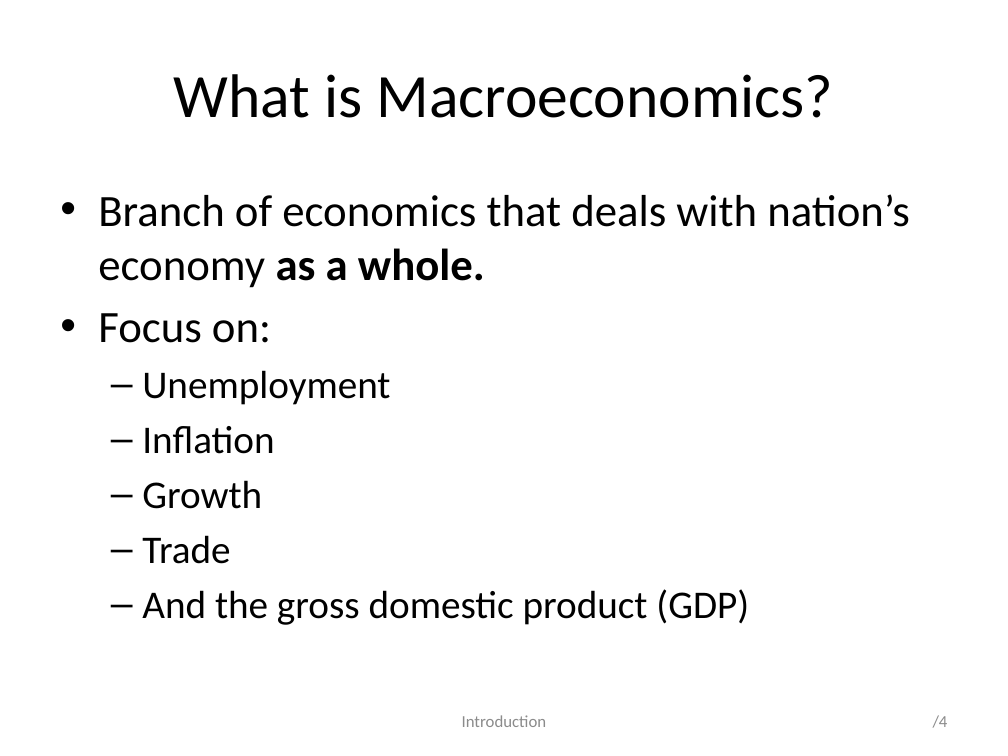
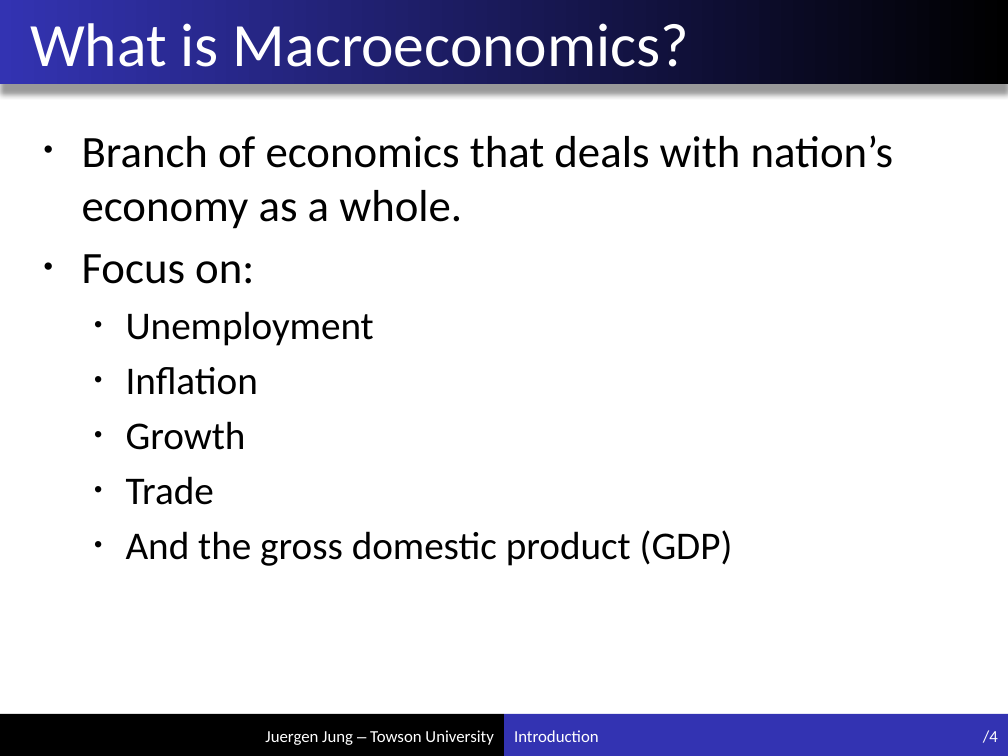
Before and after one commit to juejung/juejung.github.io, a slide deck: slide 4 of jdocs/Macro1/introductionMacro.pptx. Drawn at 1008x756 pixels with LibreOffice and Linux fonts; fonts in the diff are those of the drawing. Boxes give left, top, right and bottom in pixels: in the first picture for what was removed or moved away, otherwise in the second. Text is boxed around its words. In the diff, an @@ line names an element or a change of style, - is before the commit and + after.

Commit message:
add new formatting to slides

```diff
--- a/jdocs/Macro1/introductionMacro.pptx
+++ b/jdocs/Macro1/introductionMacro.pptx
@@ title "What is Macroeconomics?": place and size @@
-title "What is Macroeconomics?" at (174,74,833,118)
+title "What is Macroeconomics?" at (30,15,689,81)
@@ title "What is Macroeconomics?" at (30,15,689,81): text colour #000000 to #F0F0F0; alignment centre to left; indent changed @@
@@ rectangle added at (0,0,1008,84), fill gradient #000000 to #3333B2 @@
@@ text "Branch of economics that deals ...": place and size @@
-text "Branch of economics that deals ..." at (98,194,910,625)
+text "Branch of economics that deals ..." at (82,135,894,566)
@@ text "Branch of economics that deals ..." at (82,135,894,566): bold off in "as a whole."; bullet – to • @@
@@ rectangle added at (0,714,504,756), fill #000000 @@
@@ text "Introduction": place and size @@
-text "Introduction" at (462,715,547,727)
+text "Introduction" at (514,730,599,742)
@@ text "Introduction" at (514,730,599,742): text colour #8C8C8C to #F0F0F0; alignment centre to left @@
@@ rectangle added at (504,714,1008,756), fill #3333B2 @@
@@ page number: place and size @@
-page number at (933,715,948,728)
+page number at (983,730,998,743)
@@ page number at (983,730,998,743): text colour #8C8C8C to #F0F0F0 @@
@@ text added at (265,730,493,745), 12 pt, text #F0F0F0 @@
+Juergen Jung – Towson University
```
Also in this commit, not shown: 17 other slides changed, 3 other files.
